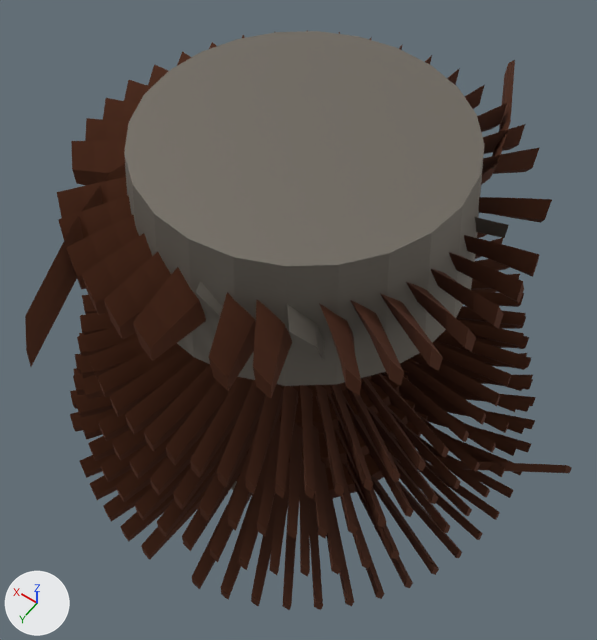
Before and after pictures for a commit that changed the glTF model public/models/items/turbinerotor_scrap.glb.
Camera for both pictures: a camera (50 mm lens) standing at (-0.169, 0.241, 0.465) and looking at (-0.003, 0.009, 0.099). Lighting does not change. The marker at lower left points along +X, +Y and +Z. The older version comes first. Vertices at exactly the same position are counted once.

Names of what the first picture shows: 'turbinerotor_scrap'.
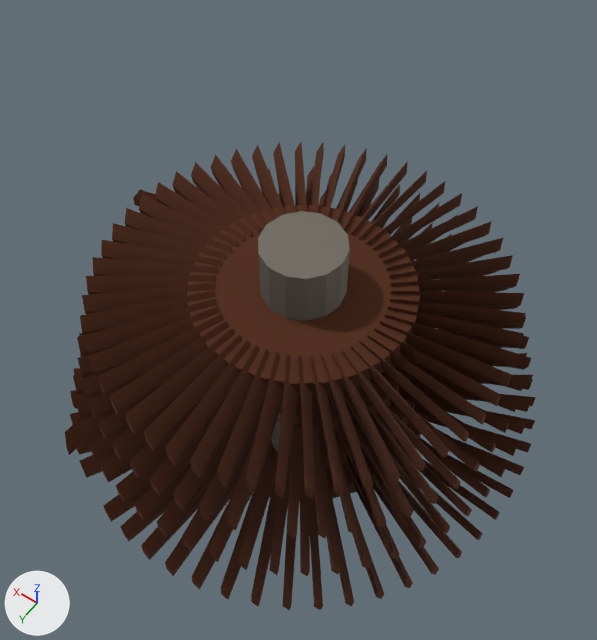
The edits, one by one:
me_turbinerotor_scrap is used by ob_turbinerotor_scrap; location (0.0, 0.0, 0.0).
me_turbinerotor_scrap had 4375 vertices, 7704 faces and spanned x -0.166..0.144, y -0.157..0.146, z 0.0..0.224.
me_turbinerotor_scrap now has 3686 vertices, 6488 faces and spans x -0.144..0.176, y -0.144..0.144, z 0.0..0.152.
me_turbinerotor_scrap part 1: 40 loose pieces with 640 vertices, spanning x -0.114..0.114, y -0.148..0.146, z 0.18..0.204, are deleted.
Part 2, on me_turbinerotor_scrap:
57 vertices are removed from x -0.166..0.088, y -0.112..0.088, z 0.048..0.224.
116 faces are deleted.
3 vertices in x 0.058..0.061, y 0.047..0.051, z 0.047..0.055 move by (-0.004, 0.005, 0.0).
3 vertices in x -0.075..-0.072, y 0.024..0.03, z 0.053..0.065 move by (0.005, 0.009, 0.0).
3 vertices in x 0.046..0.05, y -0.059..-0.056, z 0.075..0.083 move by (-0.011, 0.014, 0.0).
127 vertices move from x -0.115..0.138, y -0.157..0.135, z 0.019..0.093 to x -0.096..0.107, y -0.109..0.144, z 0.019..0.093.
8 vertices are added at x -0.122..0.176, y -0.044..0.065, z 0.048..0.064.
20 new faces join them, mat_rust_dark (brown #5a2f18).
me_turbinerotor_scrap part 3: 112 faces spanning x -0.095..0.084, y -0.089..0.144, z 0.019..0.093 switch from mat_steel_dull (grey #7d776e) to mat_rust_dark (brown #5a2f18).
me_turbinerotor_scrap part 4: 168 faces spanning x -0.04..0.074, y -0.061..0.087, z 0.0..0.152 switch from mat_rust_dark (brown #5a2f18) to mat_steel_dull (grey #7d776e).

Where the change shows, as pixel boxes [x1, y1, x2, y2] in the pictures (597 x 640 px; the box of a moved part takes in the faces that stretch with it):
'turbinerotor_scrap', reshaped (14% narrower, 19% shorter)
    before: [25, 30, 572, 610]
    after: [65, 142, 536, 610]
part 1 of me_turbinerotor_scrap, deleted
    before: [25, 30, 552, 398]
part 2 of me_turbinerotor_scrap, moved or reshaped (mostly hidden afterwards)
    before: [75, 31, 572, 473]
    after: [65, 190, 451, 548]
part 3 of me_turbinerotor_scrap, recoloured
    before: [231, 481, 237, 490]
    after: [77, 304, 517, 576]
part 4 of me_turbinerotor_scrap, recoloured
    before: [90, 402, 283, 537]
    after: [258, 211, 350, 452]
